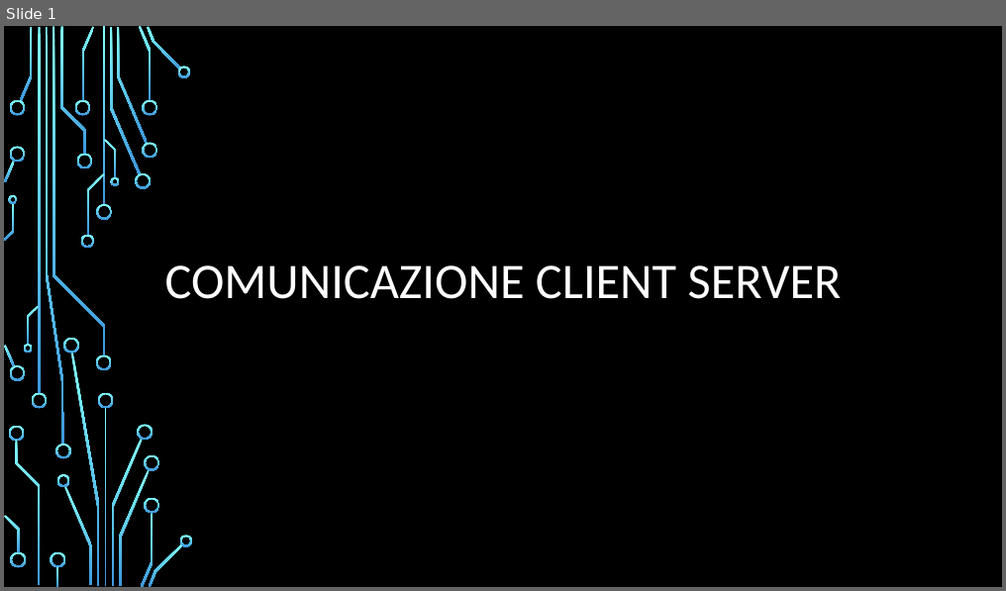
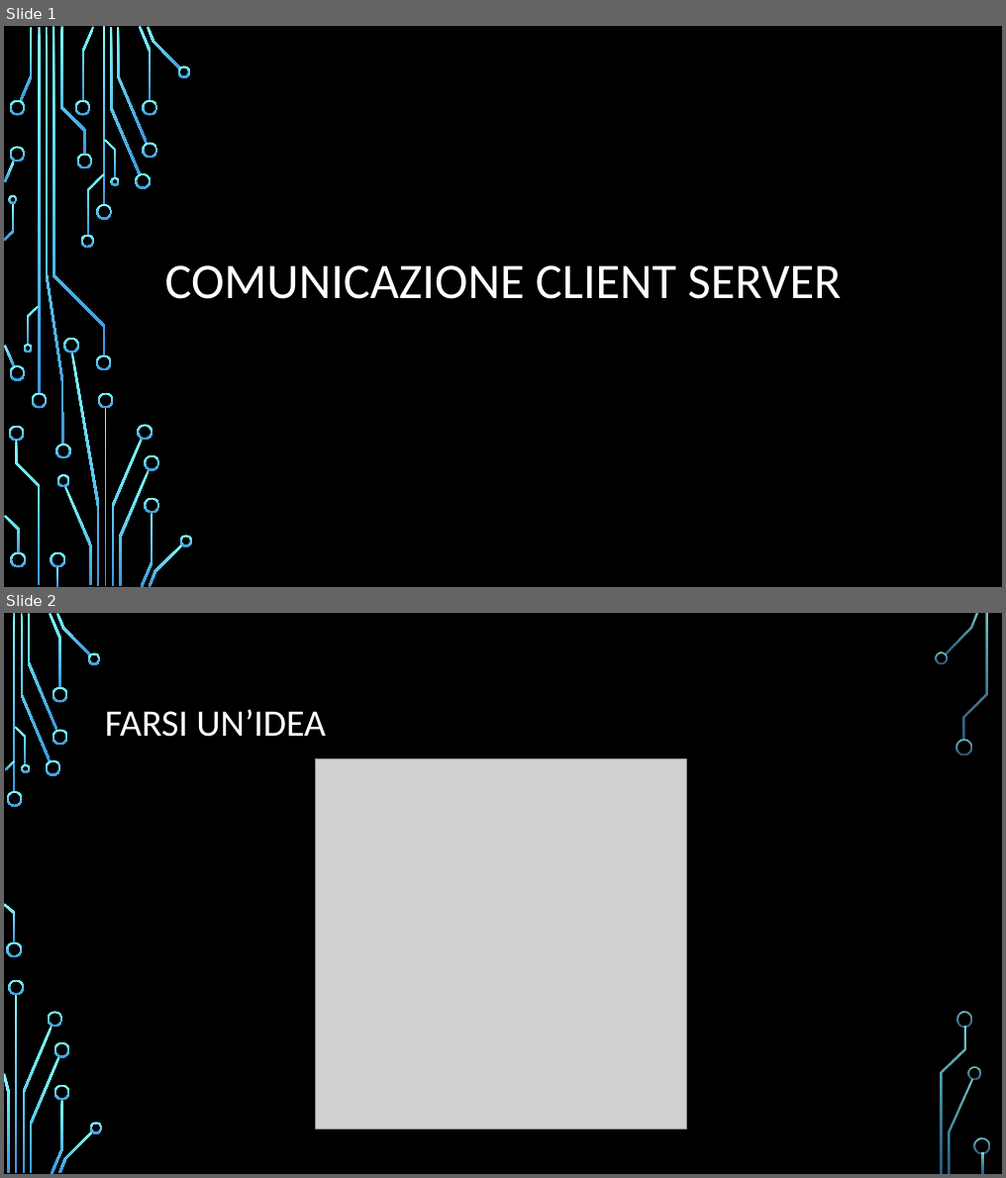
Before and after one commit to FrancescoGhinamo/Server, a slide deck: presentazione/Comunicazione client server.pptx. Shown one above the other, each under a label of ours: slide 1 before the commit, slides 1 and 2 after it. The pictures are 1006x591 and 1006x1178 pixels, drawn with LibreOffice and Linux fonts; fonts in the diff are those of the drawing; grey boxes stand for pictures; background and template pictures are left out. Boxes give left, top, right and bottom in pixels: in the first picture for what was removed or moved away, otherwise in the second. Text is boxed around its words. In the diff, an @@ line names an element or a change of style, - is before the commit and + after.

```diff
--- a/presentazione/Comunicazione client server.pptx
+++ b/presentazione/Comunicazione client server.pptx
@@ slide 2 added at (4,613,1002,1174), background picture (left out) @@
@@ title added at (105,709,326,737), 36 pt, text #FFFFFF @@
+FARSI UN’IDEA
@@ picture added at (316,759,686,1130) @@
@@ group added at (4,613,990,1174): 33 freeform shapes, 3 rectangles @@
```
Also in this commit, not shown: 3 other slides added, 1 slide removed.
